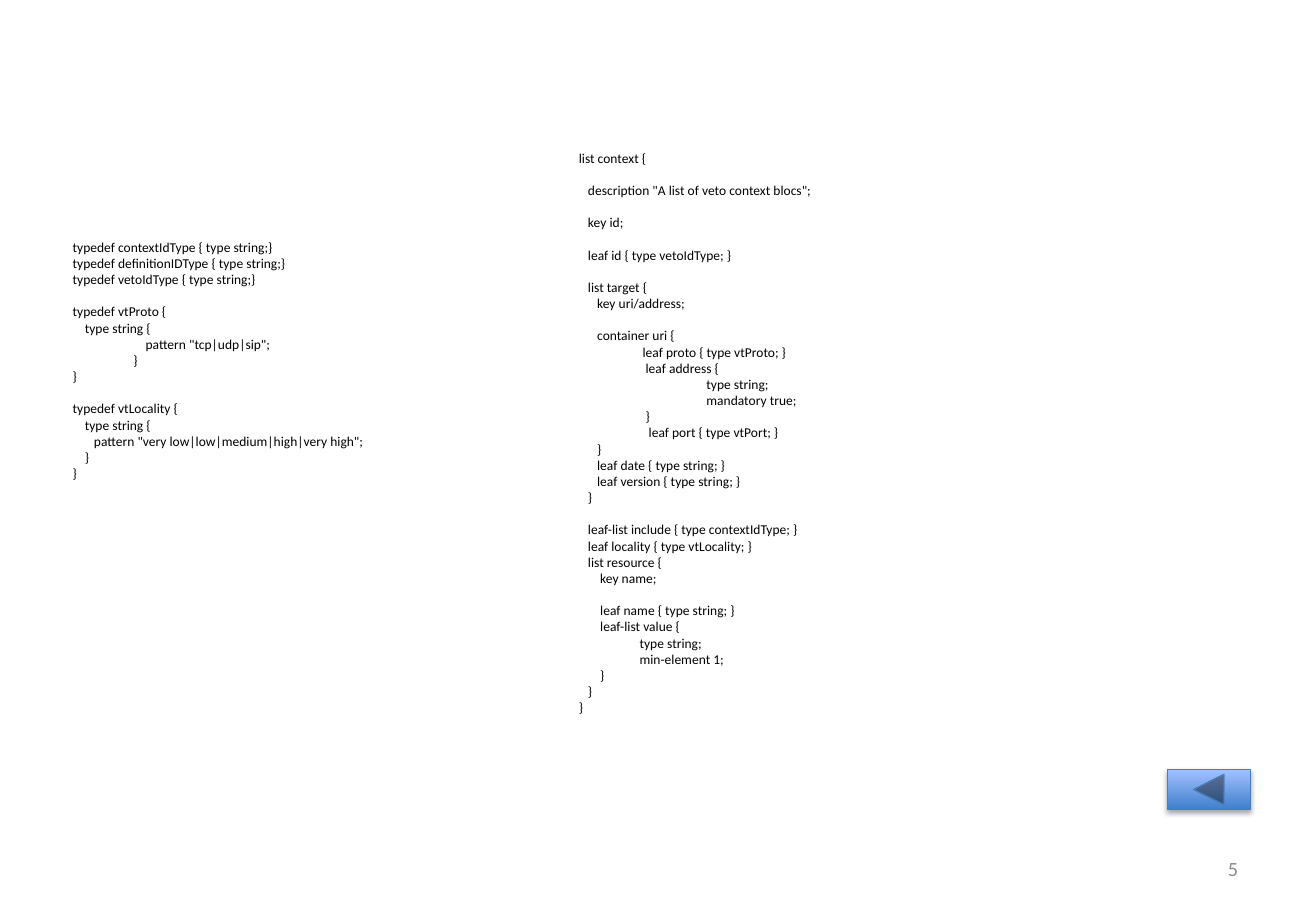
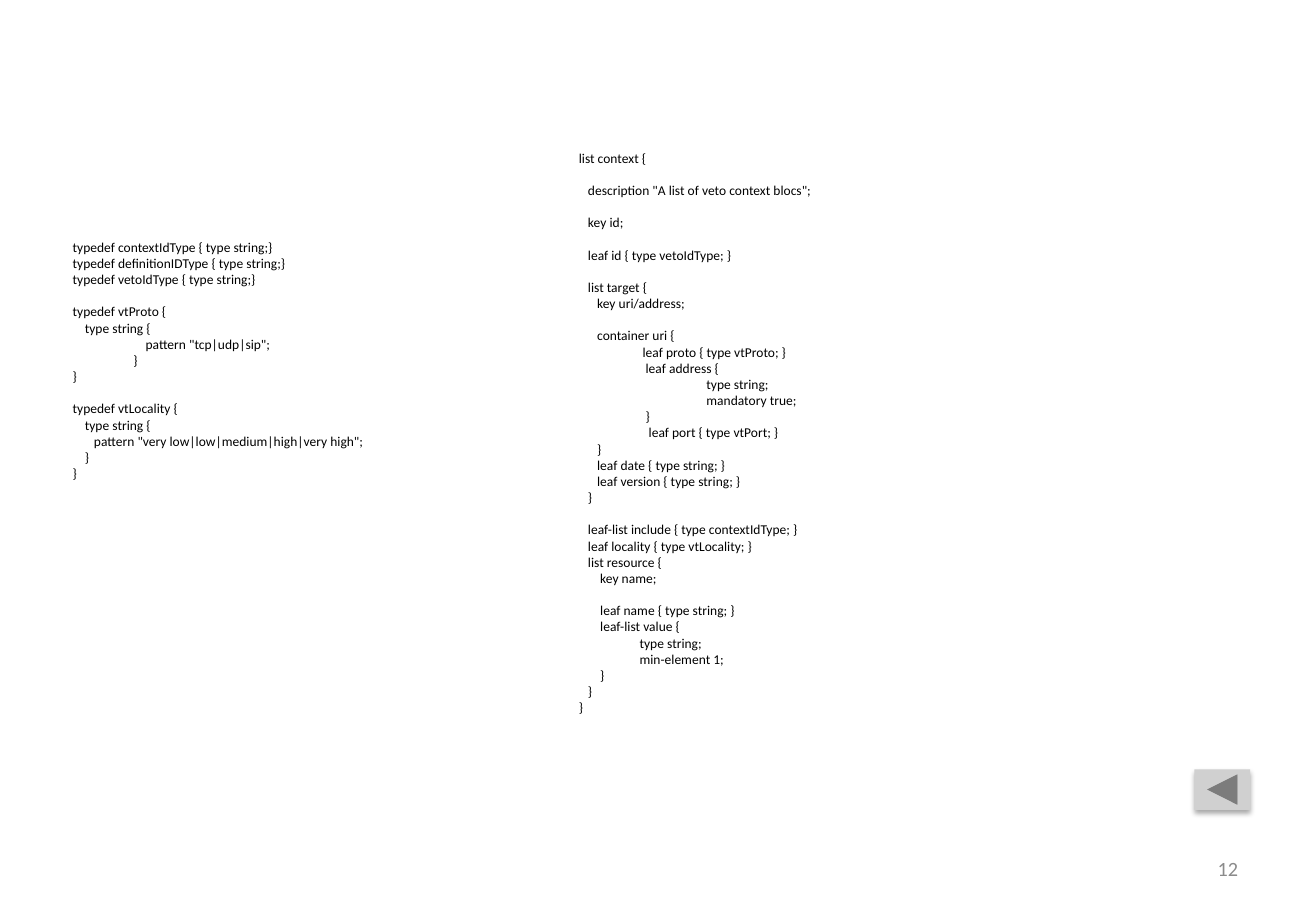
Before and after one commit to AaronNGray/jYang, a slide deck: slide 12 of yang-manager/reports/YangArchiAnimatedCameraReady2.pptx (slide 5 before the commit). Drawn at 1316x911 pixels with LibreOffice and Linux fonts; fonts in the diff are those of the drawing; grey boxes stand for pictures. Boxes give left, top, right and bottom in pixels: in the first picture for what was removed or moved away, otherwise in the second. Text is boxed around its words. In the diff, an @@ line names an element or a change of style, - is before the commit and + after.

```diff
--- a/yang-manager/reports/YangArchiAnimatedCameraReady2.pptx
+++ b/yang-manager/reports/YangArchiAnimatedCameraReady2.pptx
@@ action button back previous removed at (1168, 769, 1250, 809) @@
@@ picture added at (1194, 769, 1250, 809) @@
@@ page number at (1218, 863, 1238, 876): text changed @@
-5
+12
```
Also in this commit, not shown: 6 other slides changed, 1 slide added, 12 slides removed, 4 other files.
